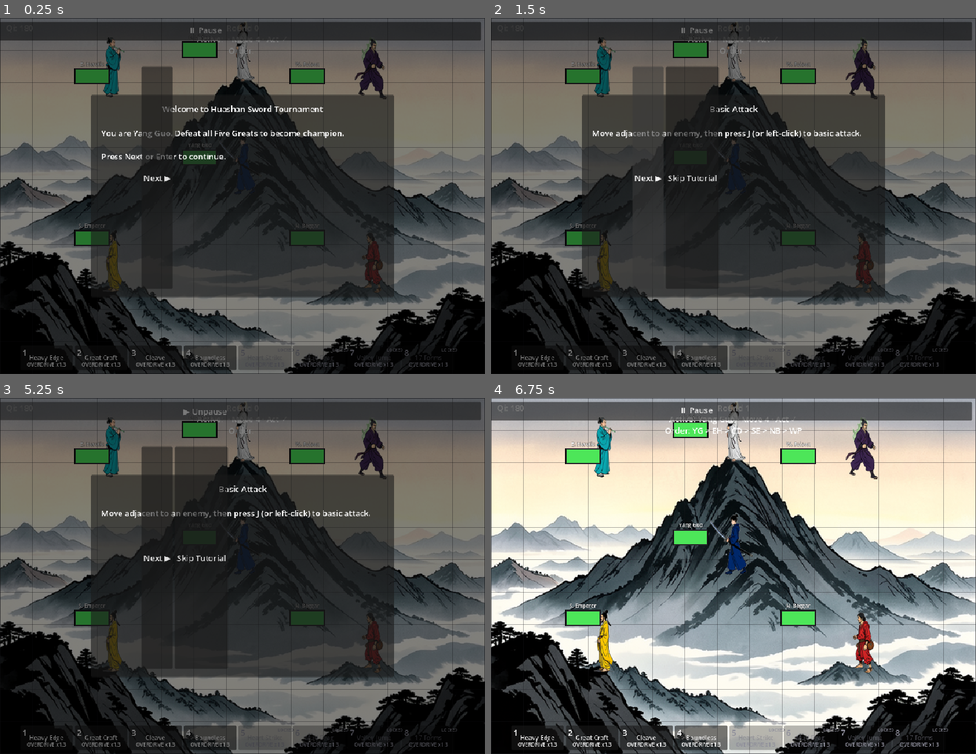
Above: before the commit, frames 1-4 (two rows, left to right).
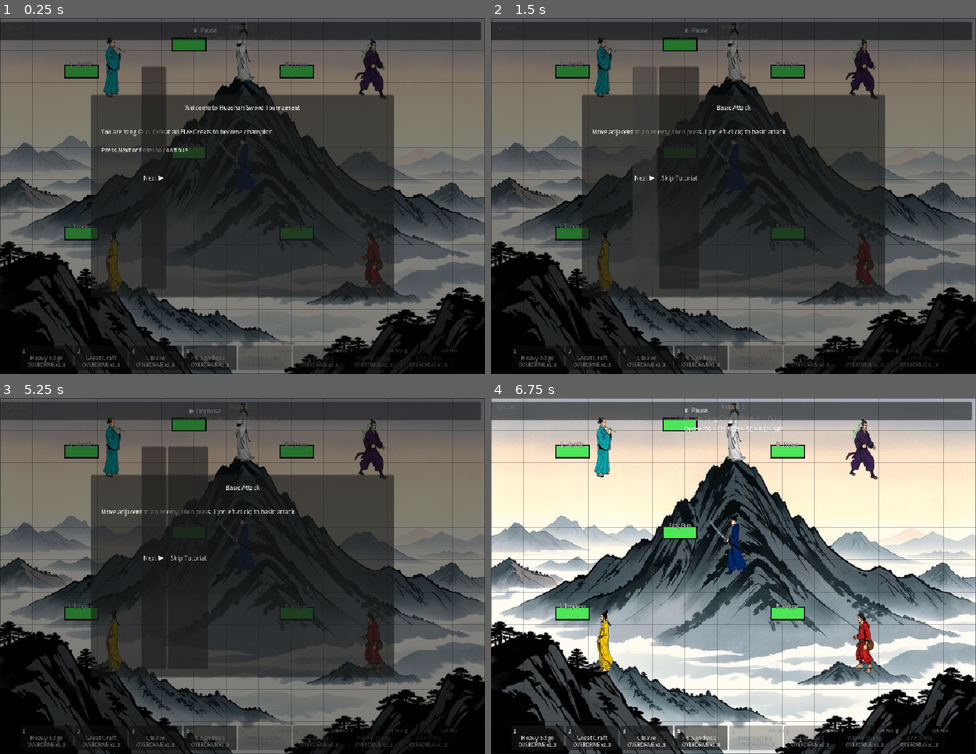
Above: after the commit, the same moments.

Repository: linxuhao/jinyong-heroes
Game: Godot game, scene res://scenes/main.tscn
Same seed, same stepped clock (60 frames per second), same inputs: the game is played once before the commit and once after it. Sound files missing from this copy of the repository are replaced by a short silence.
Inputs:
- Up to frame 1 (0.25 s): no input
- Up to frame 2 (1.5 s): click "Next ▶" at 0.5 s; click "Next ▶" at 1.25 s
- Up to frame 3 (5.25 s): click "Heavy Edge" at 2 s; click "Great Craft" at 2.75 s; click "Cleave" at 3.5 s; click "Boundless" at 4.25 s; click "⏸ Pause" at 5 s
- Up to frame 4 (6.75 s): click "▶ Unpause" at 5.75 s; click "Skip Tutorial" at 6.5 s

The runs differ from the first frame. In frame 1, 3.8% of the frame differs, in the area x 0-100%, y 2-98%; in frame 2, 3.4%; in frame 3, 3.4%; in frame 4, 3.6%.

Commit message:
dpe_game/t_impl: theme_font [jinyong-spine] (5 file(s))

Diff:
--- /dev/null
+++ b/assets/themes/global_theme.tres
@@ -0,0 +1,7 @@
+[gd_resource type="Theme" load_steps=2 format=3]
+
+[ext_resource type="FontFile" path="res://assets/fonts/NotoSansSC-Regular.otf" id="1"]
+
+[resource]
+default_font = ExtResource("1")
+default_font_size = 12
--- a/project.godot
+++ b/project.godot
@@ -26,6 +26,7 @@
 CombatManager="*res://scripts/autoload/combat_manager.gd"
 TutorialManager="*res://scripts/autoload/tutorial_manager.gd"
 AudioManager="*res://scripts/autoload/audio_manager.gd"
+ThemeManager="*res://scripts/autoload/theme_manager.gd"
 
 [display]
 
@@ -34,6 +35,10 @@
 window/size/resizable=true
 window/stretch/mode="canvas_items"
 window/stretch/aspect="keep"
+
+[gui]
+
+theme/custom="res://assets/themes/global_theme.tres"
 
 [input]
 
--- a/scenes/ui/health_bar.tscn
+++ b/scenes/ui/health_bar.tscn
@@ -3,14 +3,14 @@
 [ext_resource type="Script" path="res://scripts/ui/health_bar.gd" id="1"]
 
 [node name="HealthBar" type="Control"]
-size = Vector2(110, 30)
+size = Vector2(68, 20)
 mouse_filter = 2
 script = ExtResource("1")
 
 [node name="Bar" type="ProgressBar" parent="."]
 anchors_preset = 0
-position = Vector2(23, 18)
-size = Vector2(64, 12)
+position = Vector2(2, 11)
+size = Vector2(64, 8)
 max_value = 100
 value = 100
 show_percentage = false
@@ -21,7 +21,7 @@
 offset_left = 0.0
 offset_top = 0.0
 offset_right = 0.0
-offset_bottom = 16.0
+offset_bottom = 9.0
 grow_horizontal = 2
 horizontal_alignment = 1
 clip_text = false
--- /dev/null
+++ b/scripts/autoload/theme_manager.gd
@@ -0,0 +1,17 @@
+## ThemeManager (autoload)
+##
+## Runtime bootstrap for the global Chinese font theme. The primary mechanism
+## is the committed Theme resource `res://assets/themes/global_theme.tres`
+## (wired via ProjectSettings `gui/theme/custom`), which references the
+## Noto Sans SC FontFile by res:// path. This autoload is the CI-safe fallback:
+## if the Theme resource's font binding ever fails to load (import race, uid
+## rot), it installs the same font as ThemeDB.fallback_font so every label in
+## the game still renders Chinese glyphs. No per-node font overrides anywhere.
+extends Node
+
+
+func _ready() -> void:
+	if ThemeDB.fallback_font == null:
+		var font: Font = load("res://assets/fonts/NotoSansSC-Regular.otf")
+		if font != null:
+			ThemeDB.fallback_font = font
--- /dev/null
+++ b/tests/test_theme_font.gd
@@ -0,0 +1,46 @@
+## Unit tests for the theme_font display-layer helpers.
+## Contract: top-level static func run() -> bool; push_error on failure;
+## print PASS/FAIL at the end; never relies on assert() (stripped in release).
+## Collected into run_tests.sh by a later subtask; this file only delivers the
+## script plus the assertion contract from task_plan.md acceptance criterion 2.
+##
+## The fahui formatter is a pure static function on SkillButton (extends
+## Button), so it is testable without instantiating any scene. Only
+## exactly-representable decimals are used (0.9 / 1.0 / 1.2 / 1.3 / 2.0) so the
+## `%.1f` formatting is unambiguous.
+
+const SkillButton = preload("res://scripts/ui/skill_button.gd")
+
+
+static func run() -> bool:
+	var ok := true
+
+	ok = _expect(ok, SkillButton.fa_hui_du_label(0.9) == "失常 ×0.9",
+		"fa_hui_du_label(0.9) == 失常 ×0.9")
+	ok = _expect(ok, SkillButton.fa_hui_du_label(1.0) == "正常 ×1.0",
+		"fa_hui_du_label(1.0) == 正常 ×1.0")
+	ok = _expect(ok, SkillButton.fa_hui_du_label(1.2) == "正常 ×1.2",
+		"fa_hui_du_label(1.2) == 正常 ×1.2")
+	ok = _expect(ok, SkillButton.fa_hui_du_label(1.3) == "超常 ×1.3",
+		"fa_hui_du_label(1.3) == 超常 ×1.3")
+	ok = _expect(ok, SkillButton.fa_hui_du_label(2.0) == "超常 ×2.0",
+		"fa_hui_du_label(2.0) == 超常 ×2.0")
+
+	# Band boundaries are exclusive the same way setup() applies them: < 1.0 is
+	# 失常, 1.0..1.2 is 正常, > 1.2 is 超常.
+	ok = _expect(ok, SkillButton.fa_hui_du_label(0.99) == "失常 ×1.0",
+		"fa_hui_du_label(0.99) == 失常 ×1.0")
+	ok = _expect(ok, SkillButton.fa_hui_du_label(1.21) == "超常 ×1.2",
+		"fa_hui_du_label(1.21) == 超常 ×1.2")
+
+	if ok:
+		print("PASS: test_theme_font")
+	else:
+		print("FAIL: test_theme_font")
+	return ok
+
+
+static func _expect(ok_so_far: bool, cond: bool, what: String) -> bool:
+	if not cond:
+		push_error("test_theme_font: " + what)
+	return ok_so_far and cond
